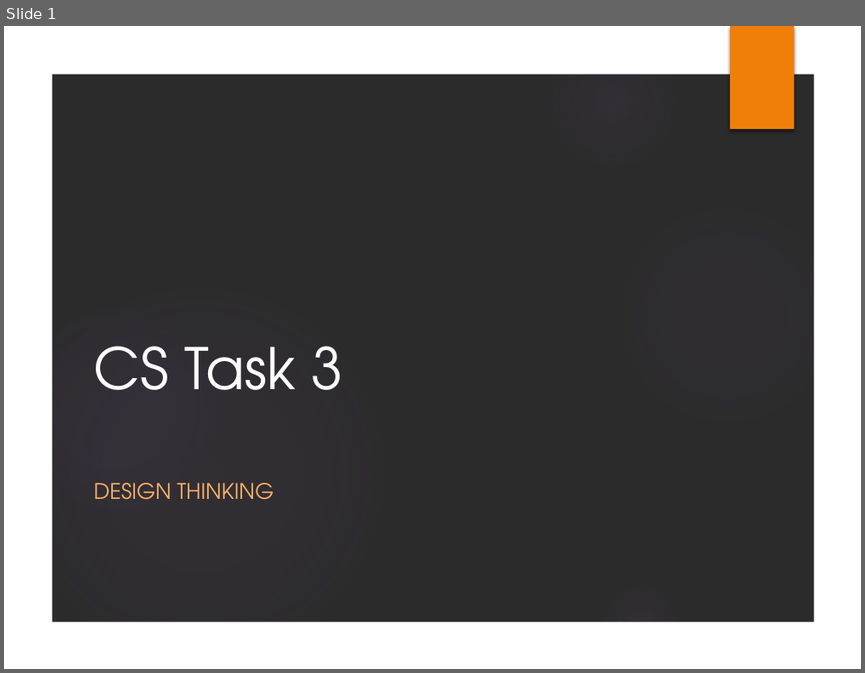
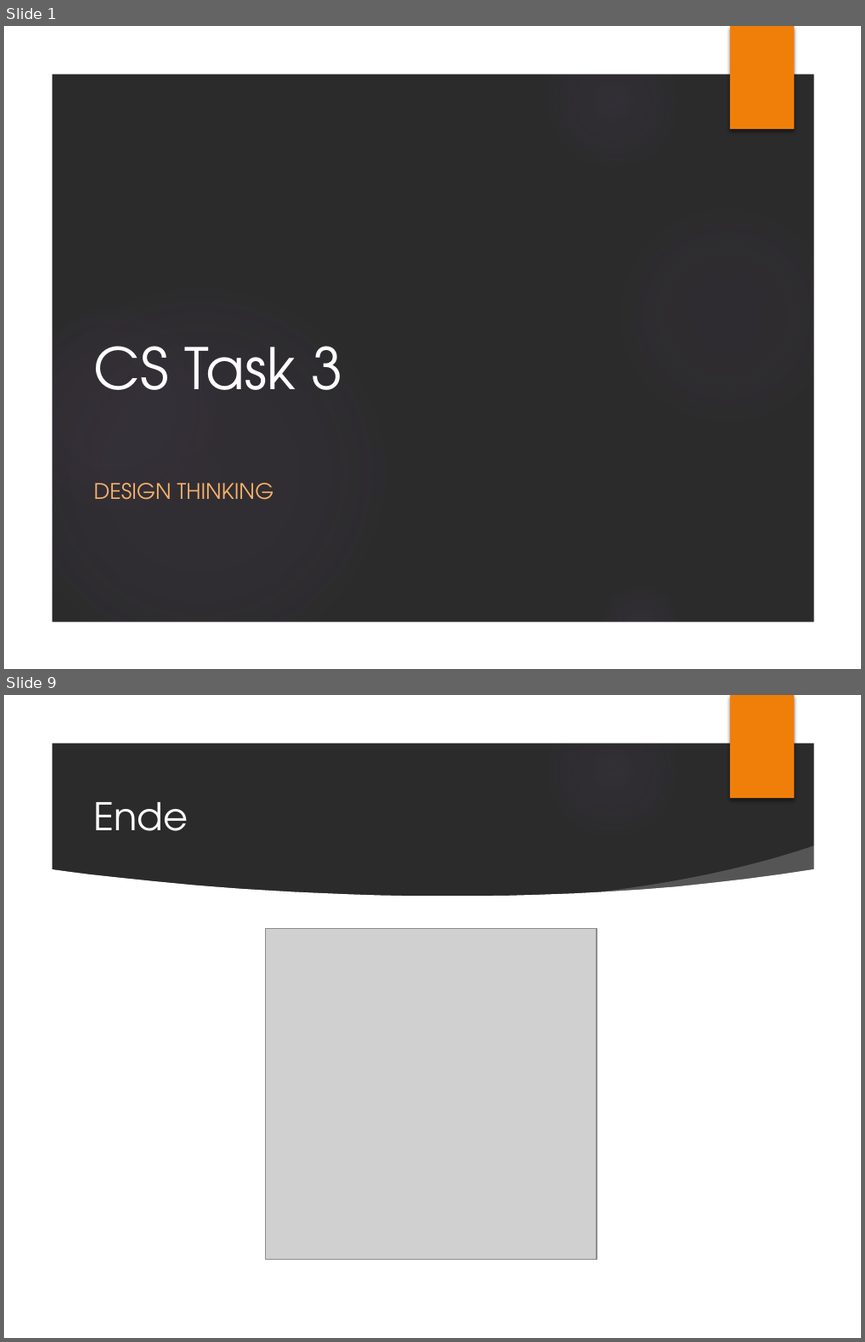
Before and after one commit to k-tipp/ch.bfh.btx8081.w2015.weiss, a slide deck: doc/CS1_Task3/Task3_Design_Thinking.pptx. Shown one above the other, each under a label of ours: slide 1 before the commit, slides 1 and 9 after it; the slides between them are not shown. The pictures are 865x673 and 865x1342 pixels, drawn with LibreOffice and Linux fonts; fonts in the diff are those of the drawing; grey boxes stand for pictures; background and template pictures are left out; a plain dark background stands for a picture behind light text. Boxes give left, top, right and bottom in pixels: in the first picture for what was removed or moved away, otherwise in the second. Text is boxed around its words. In the diff, an @@ line names an element or a change of style, - is before the commit and + after.

```diff
--- a/doc/CS1_Task3/Task3_Design_Thinking.pptx
+++ b/doc/CS1_Task3/Task3_Design_Thinking.pptx
@@ slide 9 added at [4, 695, 861, 1338], background picture (left out); not listed: 7 template elements that a slide beside it also shows @@
@@ title added at [94, 802, 188, 831], 32 pt, text #FFFFFF @@
+Ende
@@ freeform shape added at [599, 845, 824, 912], fill #FFFFFF at 20% opacity @@
@@ freeform shape added at [49, 869, 816, 1294], fill #FFFFFF @@
@@ picture added at [265, 928, 596, 1259] @@
```
Also in this commit, not shown: 3 slides changed, 4 other slides added, 3 slides removed.
